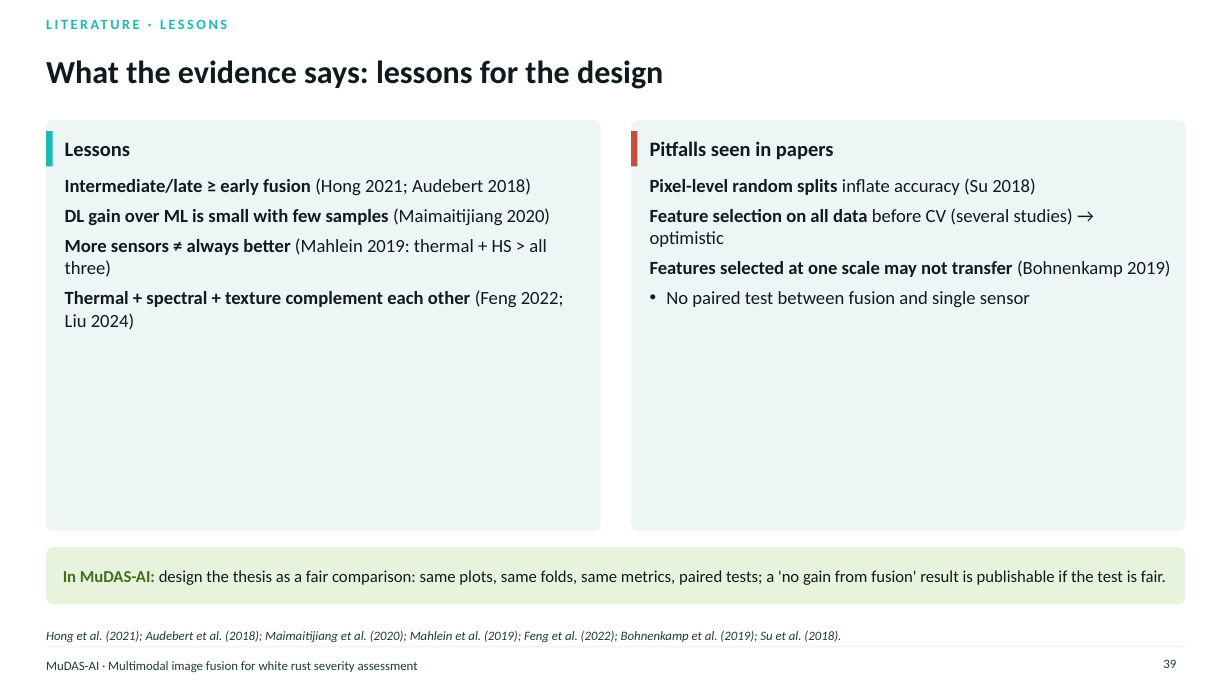
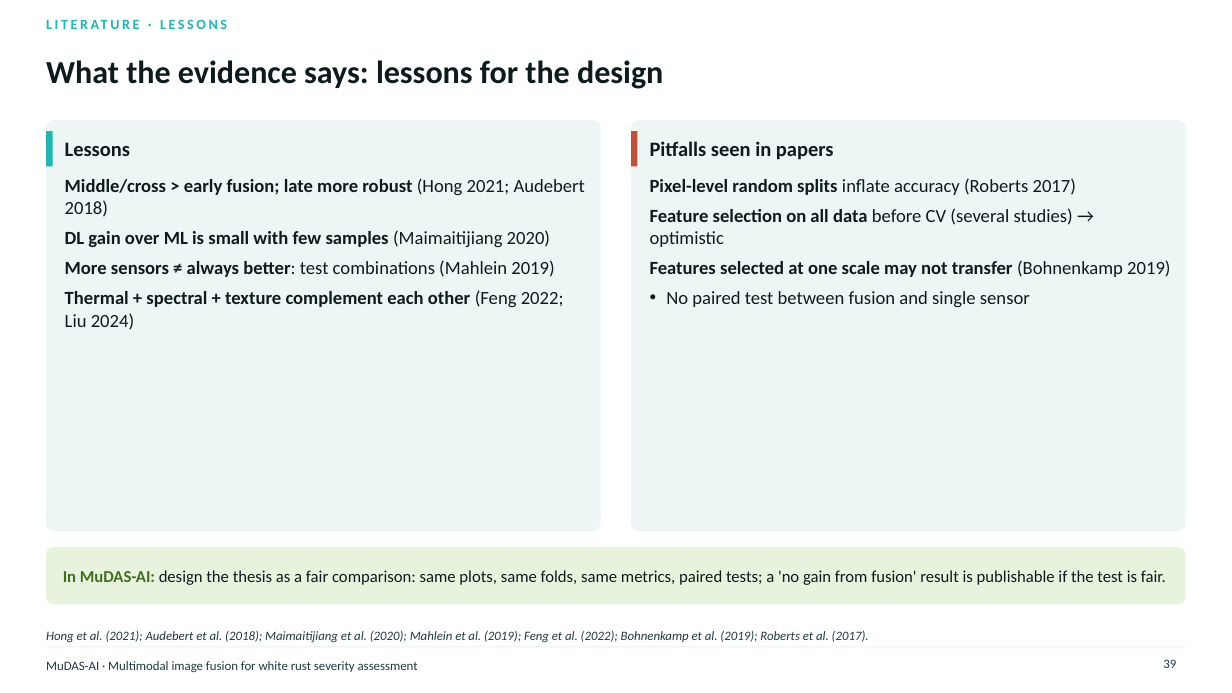
Before and after one commit to animesh270799-ctrl/meta, a slide deck: slide 39 of MuDAS-AI_Multimodal_Fusion_50slides.pptx. Drawn at 1232x693 pixels with LibreOffice and Linux fonts; fonts in the diff are those of the drawing. Boxes give left, top, right and bottom in pixels: in the first picture for what was removed or moved away, otherwise in the second. Text is boxed around its words. In the diff, an @@ line names an element or a change of style, - is before the commit and + after.

```diff
--- a/MuDAS-AI_Multimodal_Fusion_50slides.pptx
+++ b/MuDAS-AI_Multimodal_Fusion_50slides.pptx
@@ text at (65,178,585,217): text changed @@
-• Intermediate/late ≥ early fusion (Hong 2021; Audebert 2018)
+• Middle/cross > early fusion; late more robust (Hong 2021; Audebert 2018)
@@ text at (650,178,1076,195): text changed; bold off @@
-• Pixel-level random splits inflate accuracy (Su 2018)
+• Pixel-level random splits inflate accuracy (Roberts 2017)
@@ text at (65,260,554,277): text changed @@
-• More sensors ≠ always better (Mahlein 2019: thermal + HS > all three)
+• More sensors ≠ always better: test combinations (Mahlein 2019)
@@ text at (46,631,869,642): text changed @@
-Hong et al. (2021); Audebert et al. (2018); Maimaitijiang et al. (2020); Mahlein et al. (2019); Feng et al. (2022); Bohnenkamp et al. (2019); Su et al. (2018).
+Hong et al. (2021); Audebert et al. (2018); Maimaitijiang et al. (2020); Mahlein et al. (2019); Feng et al. (2022); Bohnenkamp et al. (2019); Roberts et al. (2017).
```
Also in this commit, not shown: 4 other slides changed, 1 other file.
